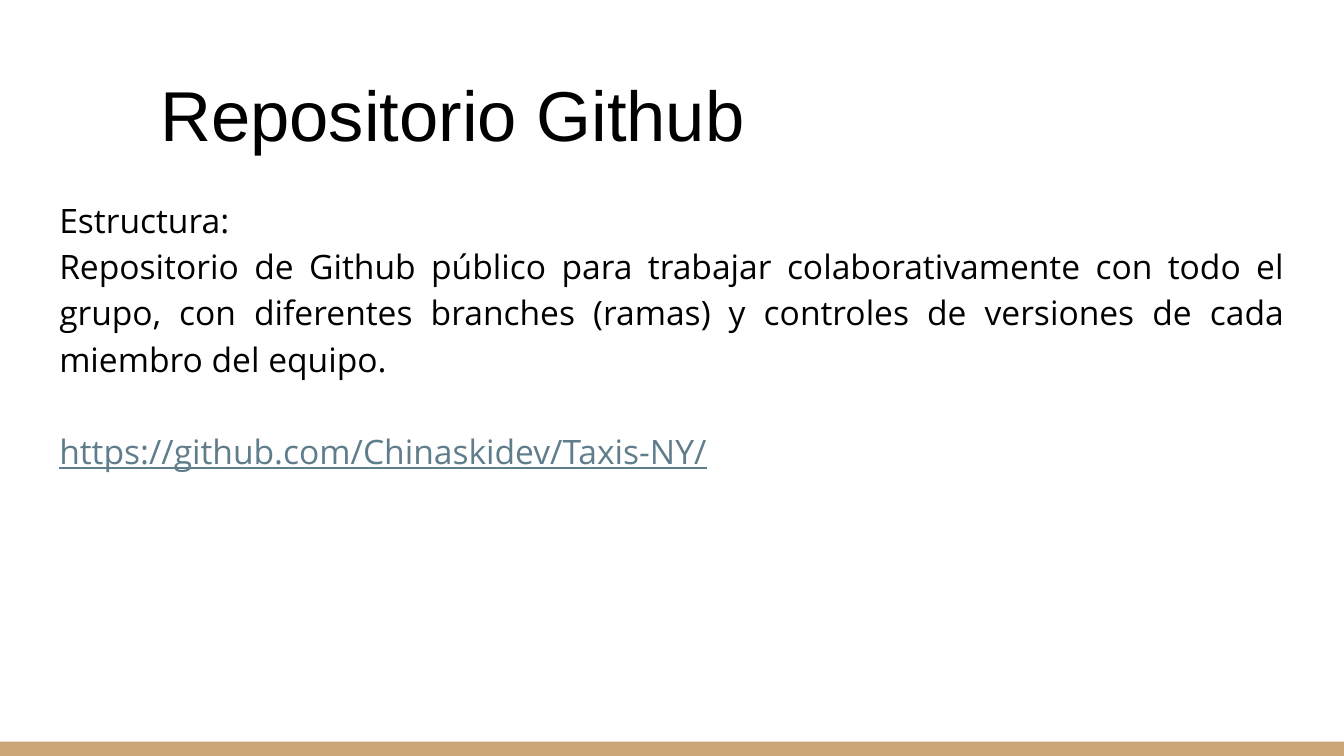
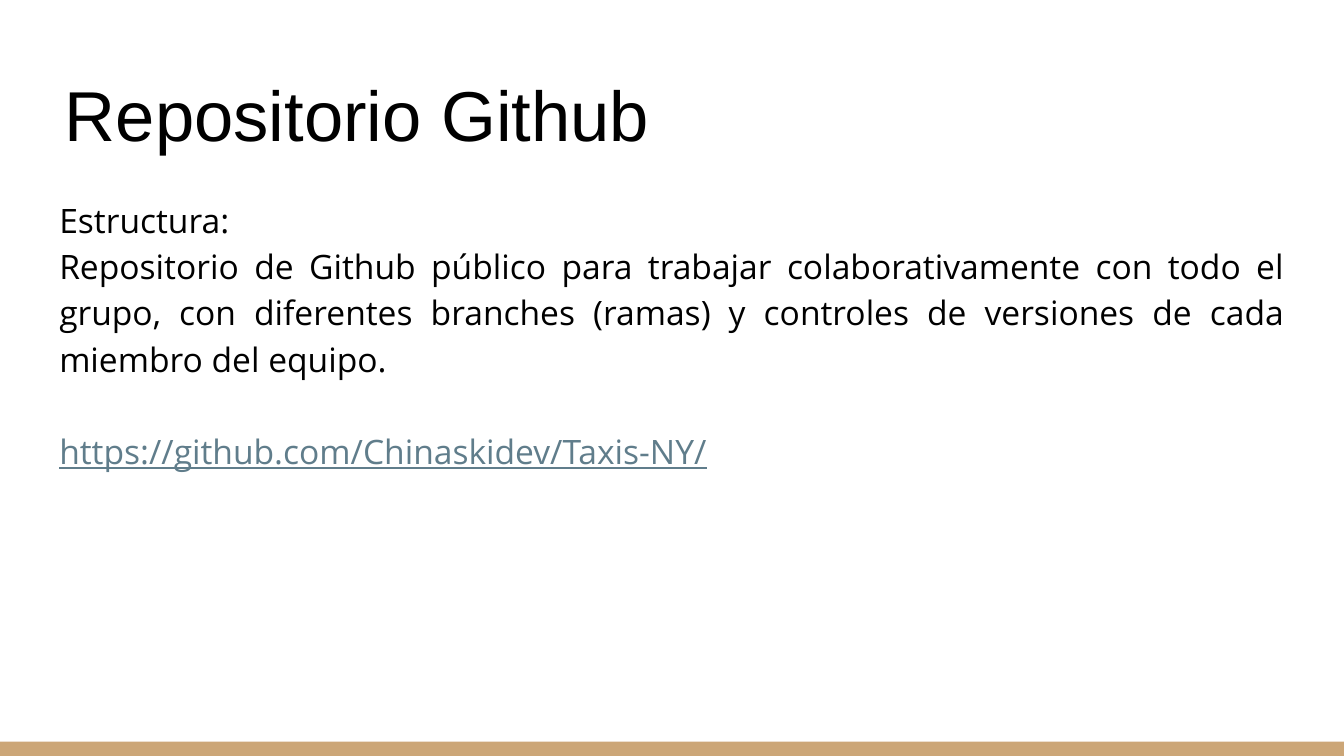
Before and after one commit to Chinaskidev/Dataminds-Consulting, a slide deck: slide 13 of Documentacion/Spring_1/Demo Sprint 1.pptx (slide 18 before the commit). Drawn at 1344x756 pixels with LibreOffice and Linux fonts; fonts in the diff are those of the drawing. Boxes give left, top, right and bottom in pixels: in the first picture for what was removed or moved away, otherwise in the second. Text is boxed around its words. In the diff, an @@ line names an element or a change of style, - is before the commit and + after.

```diff
--- a/Documentacion/Spring_1/Demo Sprint 1.pptx
+++ b/Documentacion/Spring_1/Demo Sprint 1.pptx
@@ title "Repositorio Github" at [65, 90, 649, 154]: indent changed @@
```
Also in this commit, not shown: 8 other slides changed, 1 slide added, 1 other file.
